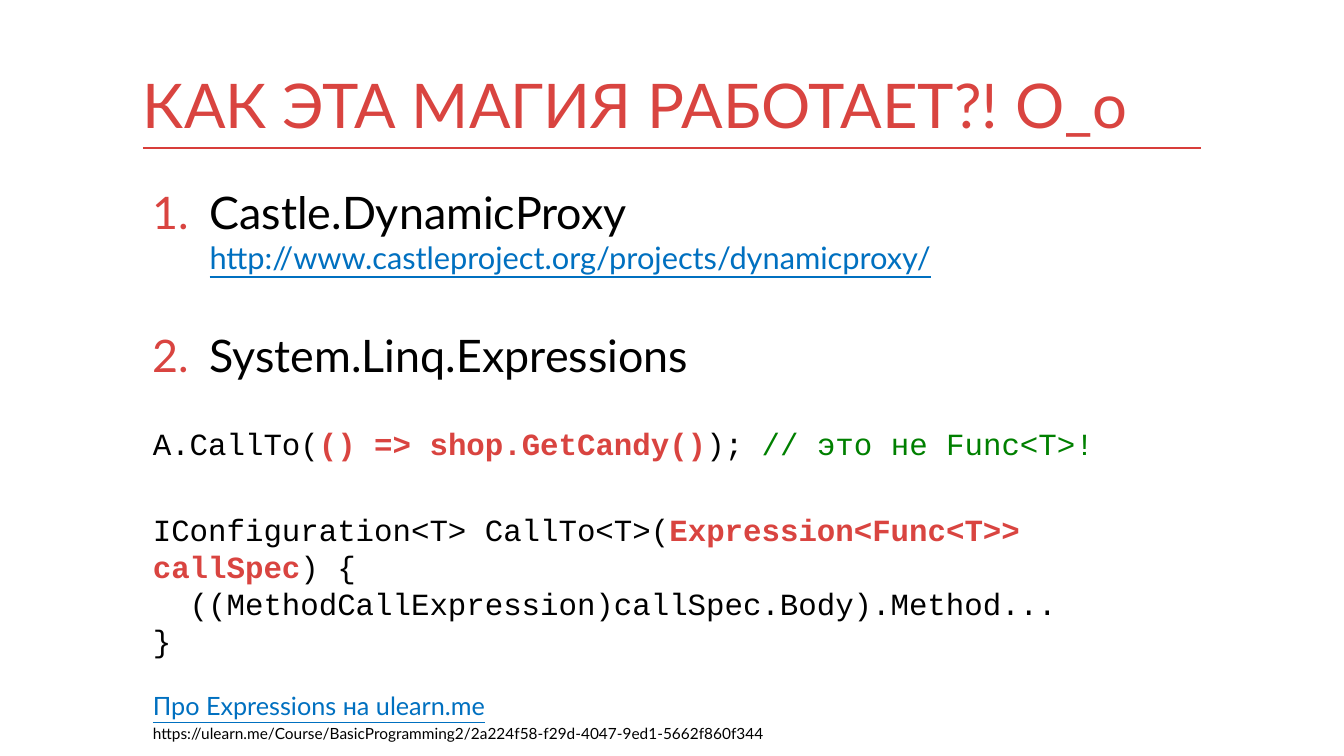
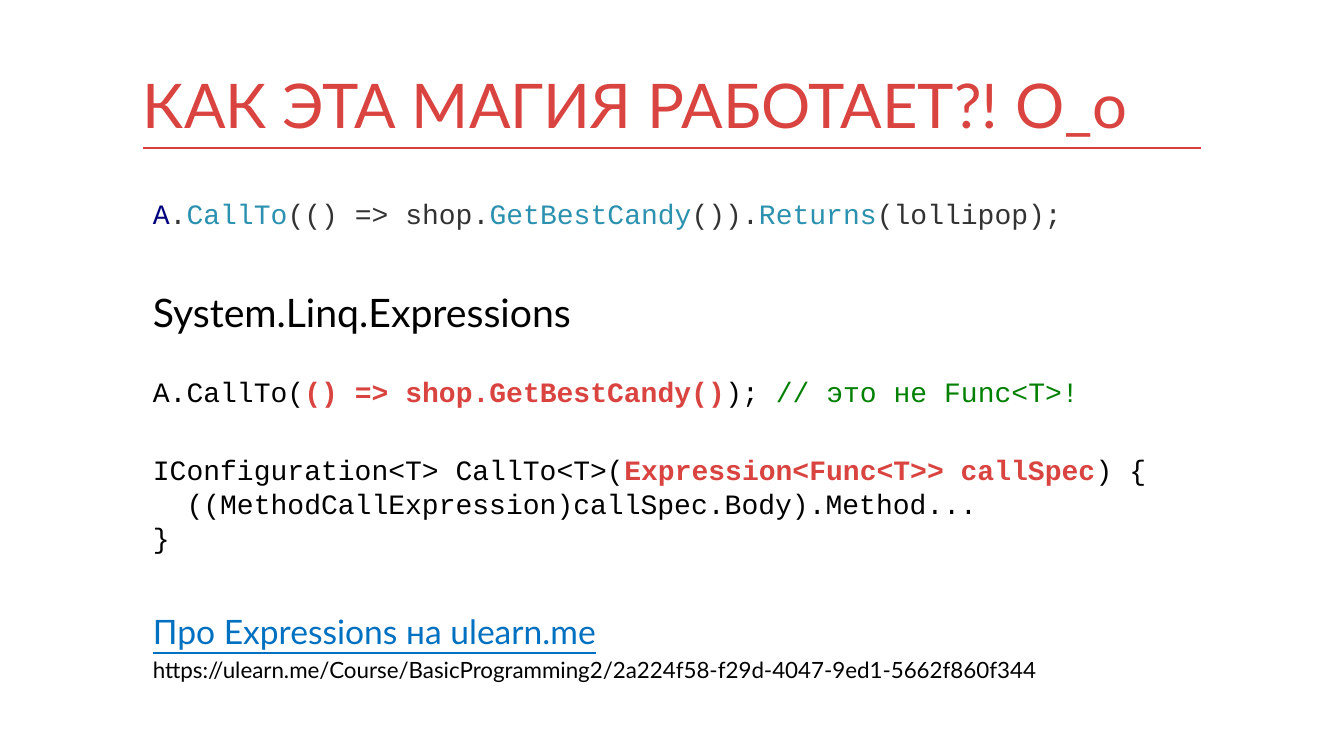
Before and after one commit to kontur-courses/mocks, a slide deck: slide 5 of mocks.pptx (slide 4 before the commit). Drawn at 1344x756 pixels with LibreOffice and Linux fonts; fonts in the diff are those of the drawing. Boxes give left, top, right and bottom in pixels: in the first picture for what was removed or moved away, otherwise in the second. Text is boxed around its words. In the diff, an @@ line names an element or a change of style, - is before the commit and + after.

```diff
--- a/mocks.pptx
+++ b/mocks.pptx
@@ text at (153, 204, 1062, 230): text changed; size 22 to 20 pt; font Lato to Courier New; text colour #0070C0 to #333333 @@
-1. Castle.DynamicProxy
-   http://www.castleproject.org/projects/dynamicproxy/
+A.CallTo(() => shop.GetBestCandy()).Returns(lollipop);
@@ text at (153, 298, 1113, 682): size 32 to 28 pt in "System.Linq.Expressions"; size 22 to 20 pt in "IConfiguration<T> CallTo<T>(Expression<Func<T>> callSpec) {  ..."; size 18 to 24 pt in "Про Expressions на ulearn.me"; size 11 to 16 pt in "https://ulearn.me/Course/BasicProgramming2/2a224f58-f29d-404 ..."; bullet 1. to none; more space between paragraphs @@
@@ text at (153, 382, 1079, 408): text changed; size 22 to 20 pt @@
-A.CallTo(() => shop.GetCandy()); // это не Func<T>!
+A.CallTo(() => shop.GetBestCandy()); // это не Func<T>!
```
Also in this commit, not shown: 4 other slides changed, 1 slide added, 2 other files.
